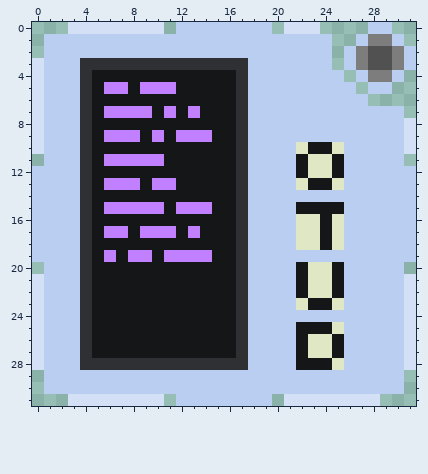
One commit to this pixel-art sprite: Module Icons/The Starting Line.png. The picture above was drawn from the file before the commit.
The file is 32x32 pixels.
New version:
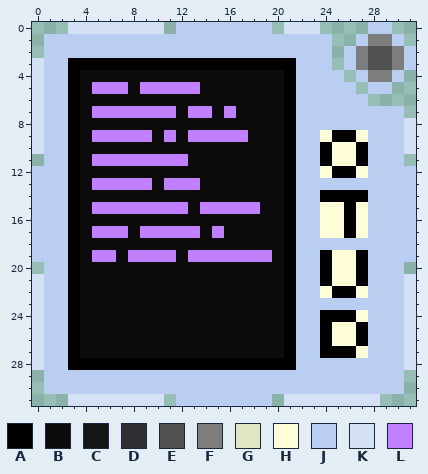
Palette (. is transparent): A #000000  B #0d0c0c  C #141618  D #2e3033  E #515151  F #7d7d7d  G #e0e7c5  H #fffdd7  J #b9cef0  K #d3e0f5  L #c080ff
Changes in this commit:
@@ x 0..31 @@
  2 .JJJJJJJJJJJJJJJJJJJJJJJJ.JFEEFJ
- 3 KJJJDDDDDDDDDDDDDDJJJJJJJ.JFEEFJ
- 4 KJJJDCCCCCCCCCCCCDJJJJJJJJ.JFFJ.
- 5 KJJJDCLLCLLLCCCCCDJJJJJJJJJ.JJ..
- 6 KJJJDCCCCCCCCCCCCDJJJJJJJJJJ....
- 7 KJJJDCLLLLCLCLCCCDJJJJJJJJJJJJJ.
- 8 KJJJDCCCCCCCCCCCCDJJJJJJJJJJJJJK
- 9 KJJJDCLLLCLCLLLCCDJJJJJJJJJJJJJK
-10 KJJJDCCCCCCCCCCCCDJJJJGCCGJJJJJK
-11 .JJJDCLLLLLCCCCCCDJJJJCGGCJJJJJ.
-12 JJJJDCCCCCCCCCCCCDJJJJCGGCJJJJJJ
-13 JJJJDCLLLCLLCCCCCDJJJJGCCGJJJJJJ
-14 JJJJDCCCCCCCCCCCCDJJJJJJJJJJJJJJ
-15 JJJJDCLLLLLCLLLCCDJJJJCCCCJJJJJJ
-16 JJJJDCCCCCCCCCCCCDJJJJGGCGJJJJJJ
-17 JJJJDCLLCLLLCLCCCDJJJJGGCGJJJJJJ
-18 JJJJDCCCCCCCCCCCCDJJJJGGCGJJJJJJ
-19 JJJJDCLCLLCLLLLCCDJJJJJJJJJJJJJJ
-20 .JJJDCCCCCCCCCCCCDJJJJCGGCJJJJJ.
-21 KJJJDCCCCCCCCCCCCDJJJJCGGCJJJJJK
-22 KJJJDCCCCCCCCCCCCDJJJJCGGCJJJJJK
-23 KJJJDCCCCCCCCCCCCDJJJJGCCGJJJJJK
-24 KJJJDCCCCCCCCCCCCDJJJJJJJJJJJJJK
-25 KJJJDCCCCCCCCCCCCDJJJJCCCGJJJJJK
-26 KJJJDCCCCCCCCCCCCDJJJJCGGCJJJJJK
-27 KJJJDCCCCCCCCCCCCDJJJJCGGCJJJJJK
-28 KJJJDDDDDDDDDDDDDDJJJJCCCGJJJJJK
+ 3 KJJAAAAAAAAAAAAAAAAAAAJJJ.JFEEFJ
+ 4 KJJABBBBBBBBBBBBBBBBBAJJJJ.JFFJ.
+ 5 KJJABLLLBLLLLLBBBBBBBAJJJJJ.JJ..
+ 6 KJJABBBBBBBBBBBBBBBBBAJJJJJJ....
+ 7 KJJABLLLLLLLBLLBLBBBBAJJJJJJJJJ.
+ 8 KJJABBBBBBBBBBBBBBBBBAJJJJJJJJJK
+ 9 KJJABLLLLLBLBLLLLLBBBAJJHAAHJJJK
+10 KJJABBBBBBBBBBBBBBBBBAJJAHHAJJJK
+11 .JJABLLLLLLLLBBBBBBBBAJJAHHAJJJ.
+12 JJJABBBBBBBBBBBBBBBBBAJJHAAHJJJJ
+13 JJJABLLLLLBLLLBBBBBBBAJJJJJJJJJJ
+14 JJJABBBBBBBBBBBBBBBBBAJJAAAAJJJJ
+15 JJJABLLLLLLLLBLLLLLBBAJJHHAHJJJJ
+16 JJJABBBBBBBBBBBBBBBBBAJJHHAHJJJJ
+17 JJJABLLLBLLLLLBLBBBBBAJJHHAHJJJJ
+18 JJJABBBBBBBBBBBBBBBBBAJJJJJJJJJJ
+19 JJJABLLBLLLLBLLLLLLLBAJJAHHAJJJJ
+20 .JJABBBBBBBBBBBBBBBBBAJJAHHAJJJ.
+21 KJJABBBBBBBBBBBBBBBBBAJJAHHAJJJK
+22 KJJABBBBBBBBBBBBBBBBBAJJHAAHJJJK
+23 KJJABBBBBBBBBBBBBBBBBAJJJJJJJJJK
+24 KJJABBBBBBBBBBBBBBBBBAJJAAAHJJJK
+25 KJJABBBBBBBBBBBBBBBBBAJJAHHAJJJK
+26 KJJABBBBBBBBBBBBBBBBBAJJAHHAJJJK
+27 KJJABBBBBBBBBBBBBBBBBAJJAAAHJJJK
+28 KJJAAAAAAAAAAAAAAAAAAAJJJJJJJJJK
 29 .JJJJJJJJJJJJJJJJJJJJJJJJJJJJJJ.
